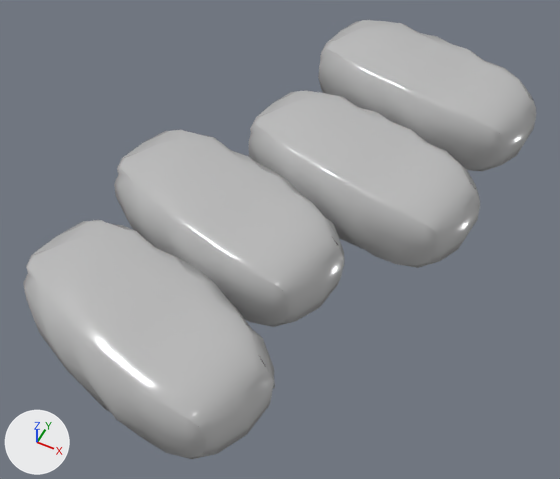
What one commit did to the FBX model Assets/04.Graphics/Environment/BoardGameRoom/12.TraditionalKoreanHouse/Models/Baked/TraditionalKoreanHouse_Youga.fbx.
The view is the same before and after, from a 50 mm camera at (0.356, -2.093, 0.688) aimed at (0.257, -1.895, 0.441). The lights are fixed; the arrows at lower left show +X, +Y and +Z. Where no turn or scale is listed for an object, it has been applied to the vertices.

In view in the first picture: 'TraditionalKoreanHouse_Youga'.
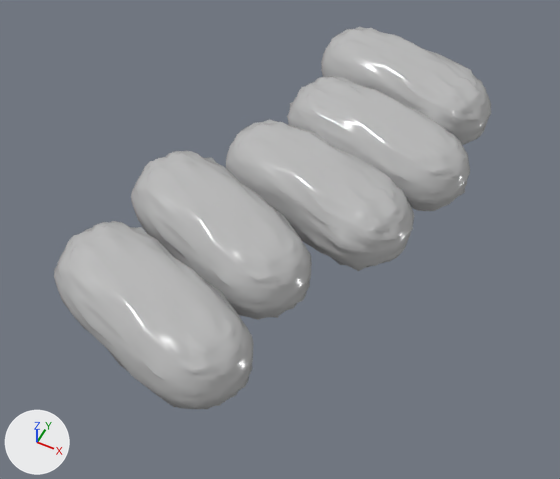
Changed parts and their boxes (x1, y1, x2, y2) in the pictures (560 x 479 px):
'TraditionalKoreanHouse_Youga', reshaped, moved (15% narrower, 13% shorter)
    before: (23, 20, 536, 459)
    after: (54, 27, 491, 409)
part 1 of me_mesh, rebuilt (22% narrower, 22% shorter)
    before: (318, 20, 536, 171)
    after: (321, 27, 491, 145)
part 2 of me_mesh, rebuilt (22% narrower, 14% shorter)
    before: (114, 130, 345, 327)
    after: (131, 150, 312, 320)
part 3 of me_mesh, rebuilt (21% narrower, 21% shorter)
    before: (23, 220, 275, 459)
    after: (54, 221, 254, 409)
part 4 of me_mesh, built on
    before: (249, 90, 480, 268)
    after: (226, 76, 470, 271)

The change, as a list of edits to the scene's bpy script:
```text
Change me_mesh:
    used by ob_traditionalkoreanhouse_youga; location = (0.2591, -1.8783, 0.4538)
    remove me_mesh.from_pydata(...)  # 1160 vertices, 1152 faces; spans x -0.078..0.078, y -0.122..0.122, z -0.022..0.022
    add me_mesh.from_pydata(...)  # 4690 vertices, 4680 faces; spans x -0.064..0.064, y -0.112..0.112, z -0.018..0.018
    me_mesh part 1: the loose piece of 290 vertices spanning x -0.032..0.078, y 0.056..0.122, z -0.018..0.022 is rebuilt with 938 vertices and now spans x -0.029..0.061, y 0.057..0.112, z -0.018..0.018
    me_mesh part 2: the loose piece of 290 vertices spanning x -0.078..0.032, y -0.061..0.009, z -0.022..0.018 is rebuilt with 938 vertices and now spans x -0.061..0.027, y -0.068..-0.007, z -0.018..0.018
    me_mesh part 3: the loose piece of 290 vertices spanning x -0.077..0.032, y -0.122..-0.052, z -0.022..0.018 is rebuilt with 938 vertices and now spans x -0.064..0.025, y -0.112..-0.055, z -0.018..0.018
    me_mesh part 4: 2 vertices moved within x 0.047..0.048, y -0.003..0.031, z 0.011..0.016; 288 vertices removed from x -0.039..0.071, y -0.008..0.059, z -0.022..0.018; 1874 vertices added at x -0.037..0.064, y -0.028..0.069, z -0.018..0.018
Change ob_traditionalkoreanhouse_youga:
    ob_traditionalkoreanhouse_youga.location: (0.2591, -1.8783, 0.4538) -> (0.2561, -1.876, 0.4553)
```
